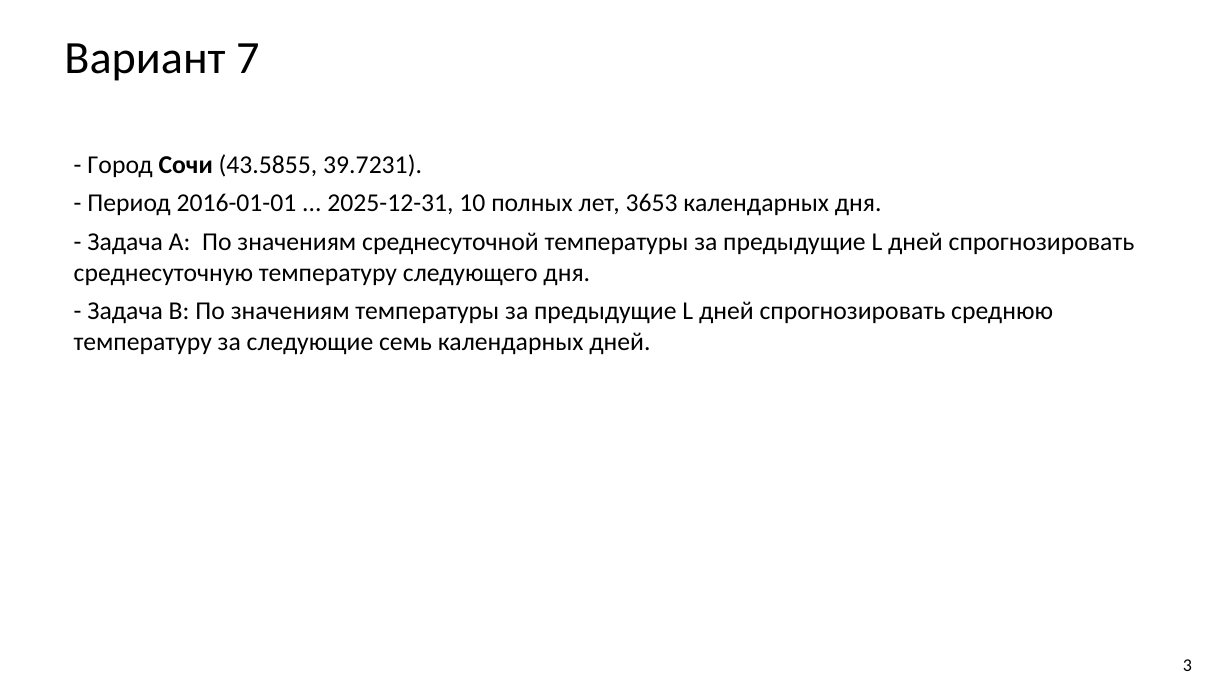
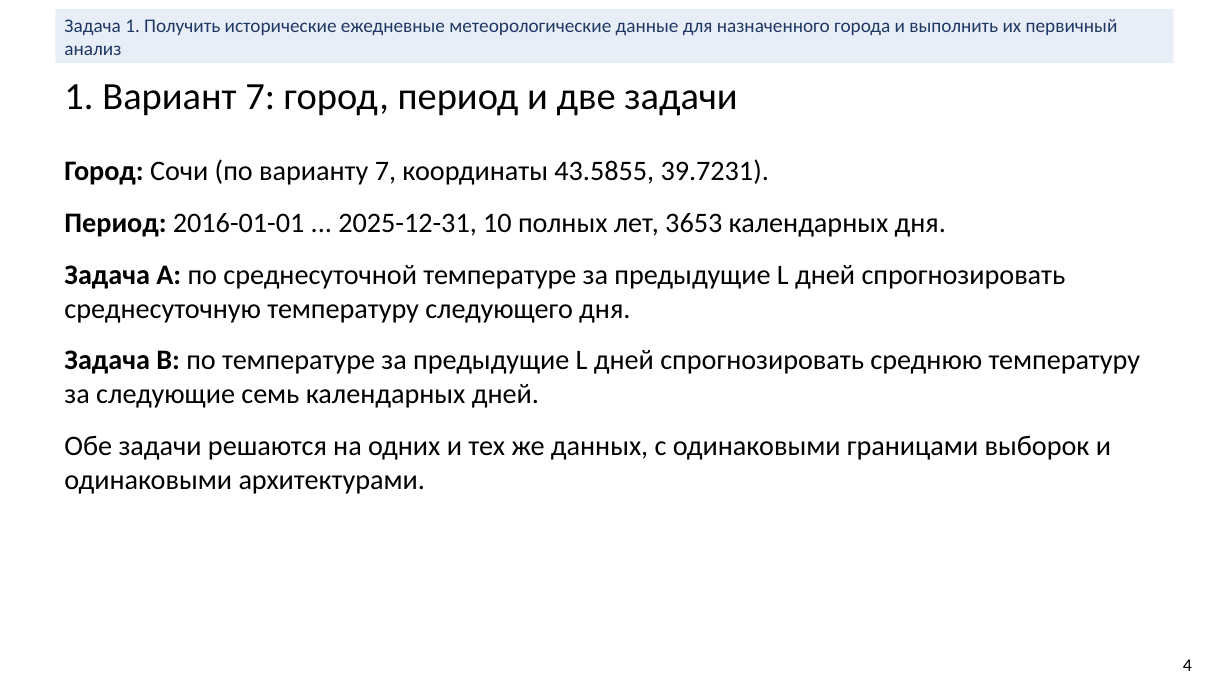
Before and after one commit to bigflyy/nn-uni, a slide deck: slide 4 of labs/lab2/nn-lab-2.pptx (slide 3 before the commit). Drawn at 1232x693 pixels with LibreOffice and Linux fonts; fonts in the diff are those of the drawing. Boxes give left, top, right and bottom in pixels: in the first picture for what was removed or moved away, otherwise in the second. Text is boxed around its words. In the diff, an @@ line names an element or a change of style, - is before the commit and + after.

```diff
--- a/labs/lab2/nn-lab-2.pptx
+++ b/labs/lab2/nn-lab-2.pptx
@@ rectangle added at [55, 9, 1174, 63], fill #E8EEF7, 15 pt, text #1F3864 @@
+Задача 1. Получить исторические ежедневные метеорологические данные для назначенного города и выполнить их первичный анализ
@@ text at [64, 84, 737, 116]: text changed; size 36 to 30 pt @@
-Вариант 7
+1. Вариант 7: город, период и две задачи
@@ text at [64, 159, 1141, 494]: text changed; size 20 to 22 pt @@
-- Город Сочи (43.5855, 39.7231).
-- Период 2016-01-01 ... 2025-12-31, 10 полных лет, 3653 календарных дня.
-- Задача A: По значениям среднесуточной температуры за предыдущие L дней спрогнозировать среднесуточную температуру следующего дня.
-- Задача B: По значениям температуры за предыдущие L дней спрогнозировать среднюю температуру за следующие семь календарных дней.
+Город: Сочи (по варианту 7, координаты 43.5855, 39.7231).
+Период: 2016-01-01 ... 2025-12-31, 10 полных лет, 3653 календарных дня.
+Задача A: по среднесуточной температуре за предыдущие L дней спрогнозировать среднесуточную температуру следующего дня.
+Задача B: по температуре за предыдущие L дней спрогнозировать среднюю температуру за следующие семь календарных дней.
+Обе задачи решаются на одних и тех же данных, с одинаковыми границами выборок и одинаковыми архитектурами.
@@ text at [1183, 659, 1192, 671]: text changed @@
-3
+4
```
Also in this commit, not shown: 12 other slides changed, 24 slides added, 8 slides removed.
